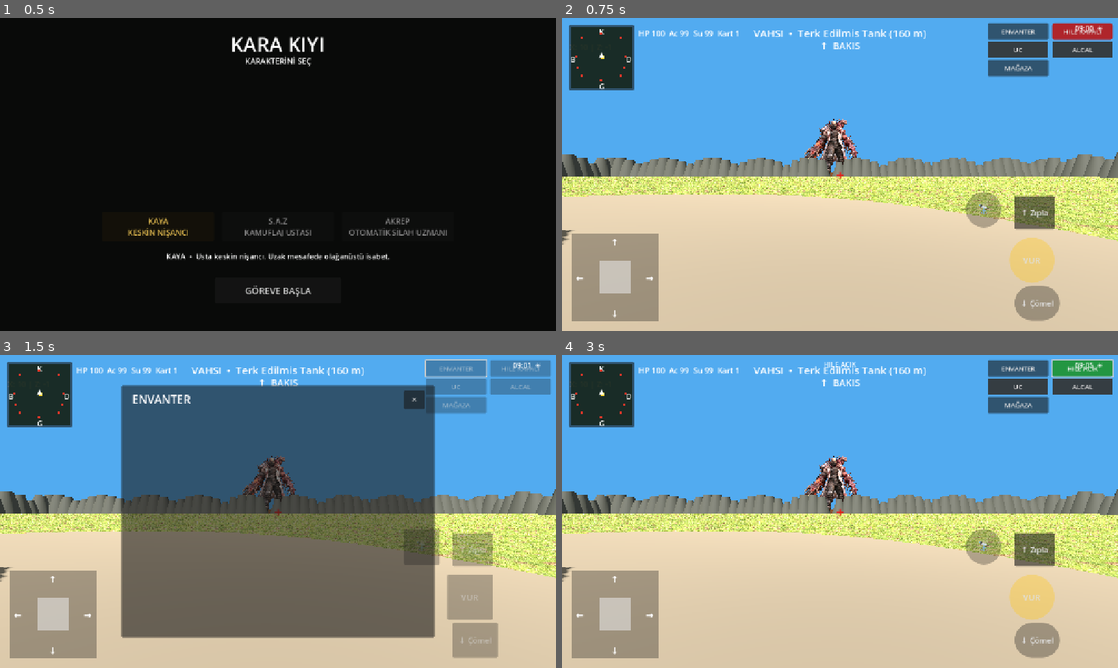
Above: before the commit, frames 1-4 (two rows, left to right).
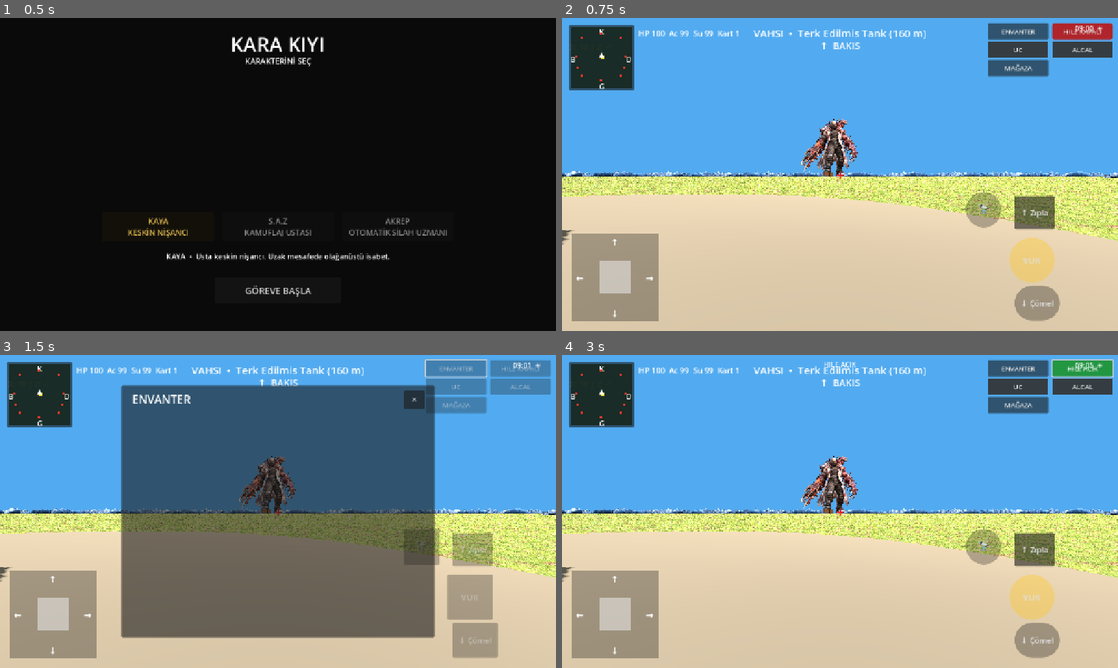
Above: after the commit, the same moments.

Repository: cantrsx-blip/GrayCardWars
Game: Godot game, scene res://scenes/Intro.tscn
The game is run twice, just before and just after one commit, with the same random seed, the same clock (stepped at 60 frames per second) and the same inputs.
Inputs:
- Up to frame 1 (0.5 s): no input
- Up to frame 2 (0.75 s): click "GÖREVE BAŞLA" at 0.5 s
- Up to frame 3 (1.5 s): click "ENVANTER" at 1.25 s
- Up to frame 4 (3 s): click "✕" at 2 s; click "HILE KAPALI" at 2.75 s

Frame 1 is identical in both runs. In frame 2, 5.6% of the frame differs, in the area x 0-100%, y 42-68%; in frame 3, 5.3%; in frame 4, 5.6%.

Commit message:
Replace edge mountains with Tripo mountain model at 33 percent height

Diff:
--- a/scripts/main.gd
+++ b/scripts/main.gd
@@ -723,15 +723,22 @@
 	_add_edge_gate(Vector3(-edge,0,0),90.0)
 
 func _add_edge_mountain(p:Vector3,sx:float,sz:float) -> void:
-	var body=StaticBody3D.new(); body.position=p
-	var mesh_i=MeshInstance3D.new(); var cyl=CylinderMesh.new()
+	var model=_load_asset("res://mountain range 3d model.glb")
+	if model==null: return
+	model.name="EdgeMountain"
+	model.position=p
+	add_child(model)
+	var bounds:=_node_visual_bounds(model)
+	if bounds.size.y<=0.001: return
+	# New Tripo mountain replaces the procedural cylinders at 33% of the old
+	# 11-17 m mountain height. Small deterministic variation keeps copies natural.
 	var variation=absf(sin(sx*.071+sz*.113))
-	cyl.top_radius=2.0+variation*1.8; cyl.bottom_radius=6.0+variation*2.2; cyl.height=11.0+variation*6.0
-	mesh_i.mesh=cyl; mesh_i.position.y=cyl.height*.5
-	mesh_i.material_override=_simple_mat(Color(.27,.26,.22)); body.add_child(mesh_i)
-	var cs=CollisionShape3D.new(); var sh=CylinderShape3D.new()
-	sh.radius=cyl.bottom_radius; sh.height=cyl.height; cs.shape=sh; cs.position.y=cyl.height*.5; body.add_child(cs)
-	add_child(body)
+	var old_height=11.0+variation*6.0
+	var target_height=old_height*0.33
+	var uniform_scale=target_height/bounds.size.y
+	model.scale=Vector3.ONE*uniform_scale
+	model.rotation_degrees.y=fmod(absf(sx*7.0+sz*11.0),360.0)
+	_ground_asset_to_terrain(model,p.x,p.z)
 
 func _add_edge_gate(p:Vector3,yaw:float) -> void:
 	var gate=StaticBody3D.new(); gate.position=p+Vector3(0,2.0,0); gate.rotation_degrees.y=yaw
